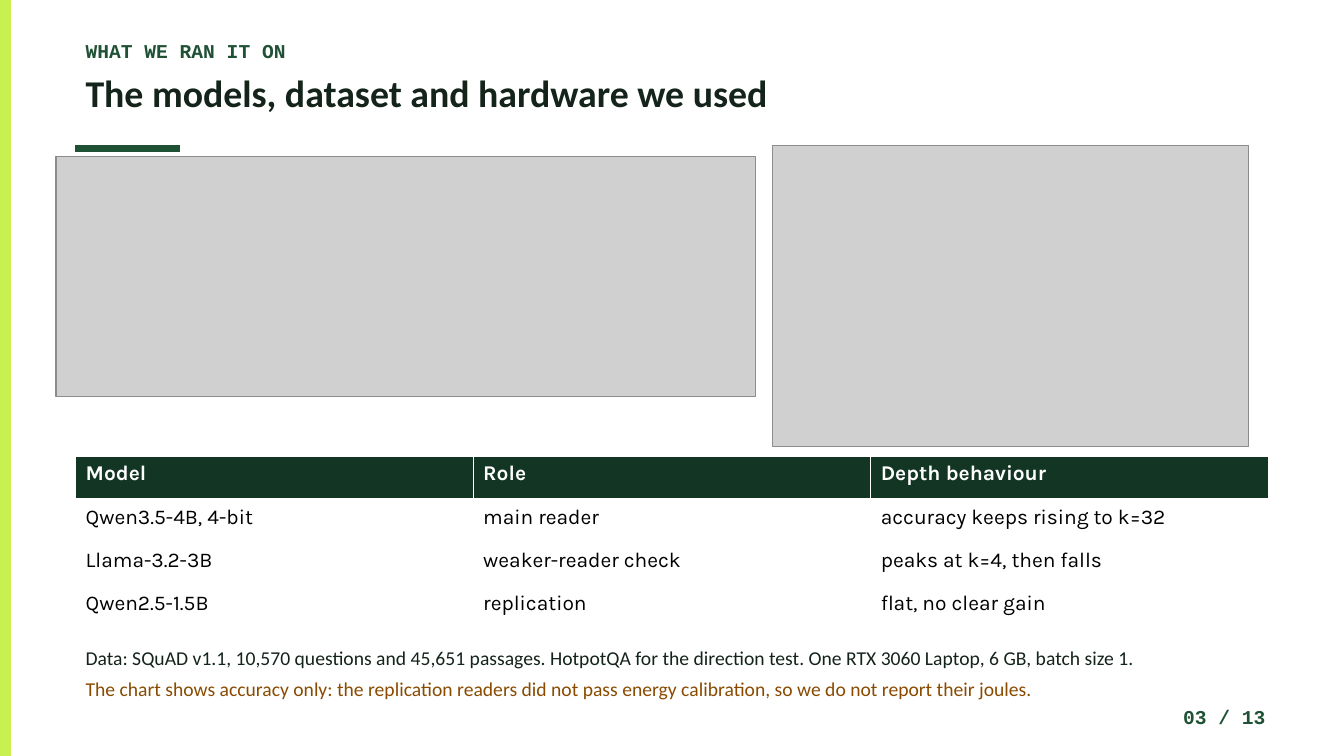
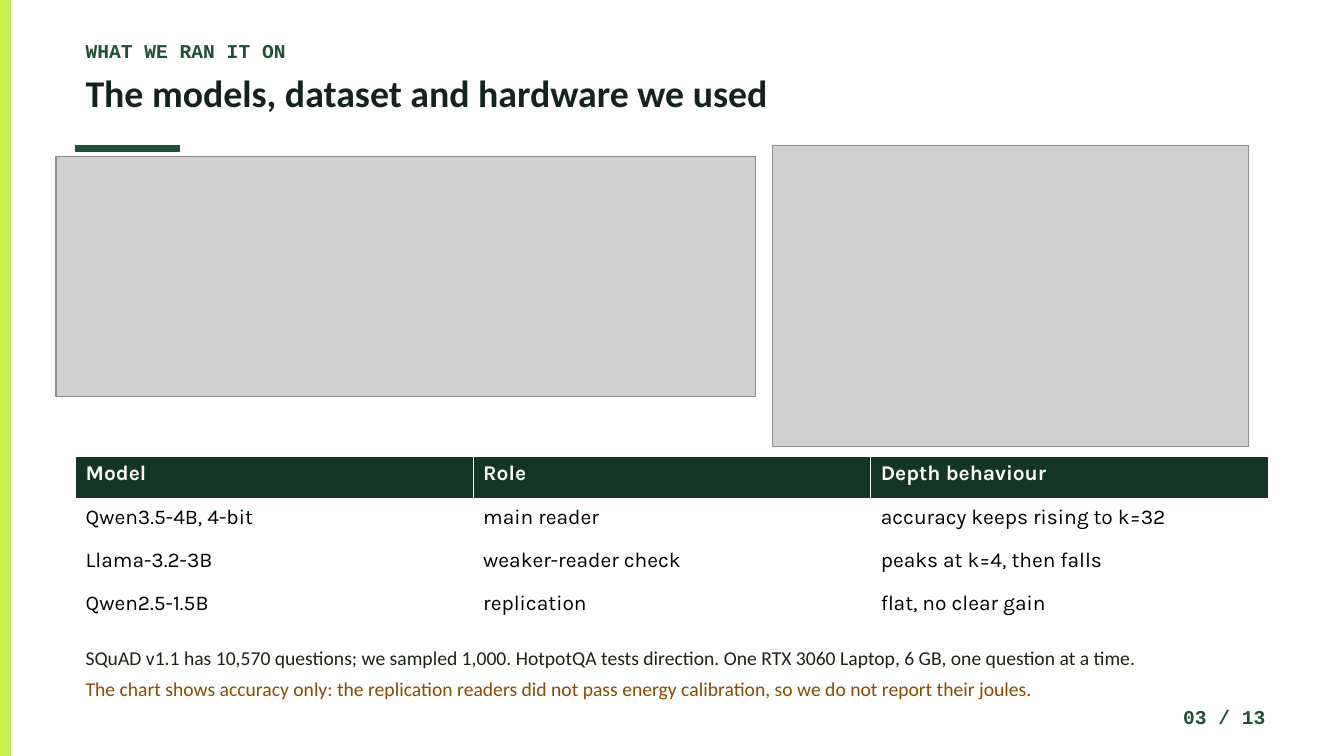
Before and after one commit to Atik203/energy-optimal-rag, a slide deck: slide 3 of Slides/Energy_Methodology_Presentation.pptx. Drawn at 1344x756 pixels with LibreOffice and Linux fonts; fonts in the diff are those of the drawing; grey boxes stand for pictures. Boxes give left, top, right and bottom in pixels: in the first picture for what was removed or moved away, otherwise in the second. Text is boxed around its words. In the diff, an @@ line names an element or a change of style, - is before the commit and + after.

```diff
--- a/Slides/Energy_Methodology_Presentation.pptx
+++ b/Slides/Energy_Methodology_Presentation.pptx
@@ text at bbox=[86, 651, 1135, 668]: text changed; text colour #14241B to #1B2414 @@
-Data: SQuAD v1.1, 10,570 questions and 45,651 passages. HotpotQA for the direction test. One RTX 3060 Laptop, 6 GB, batch size 1.
+SQuAD v1.1 has 10,570 questions; we sampled 1,000. HotpotQA tests direction. One RTX 3060 Laptop, 6 GB, one question at a time.
```
Also in this commit, not shown: 6 other slides changed, 22 other files.
